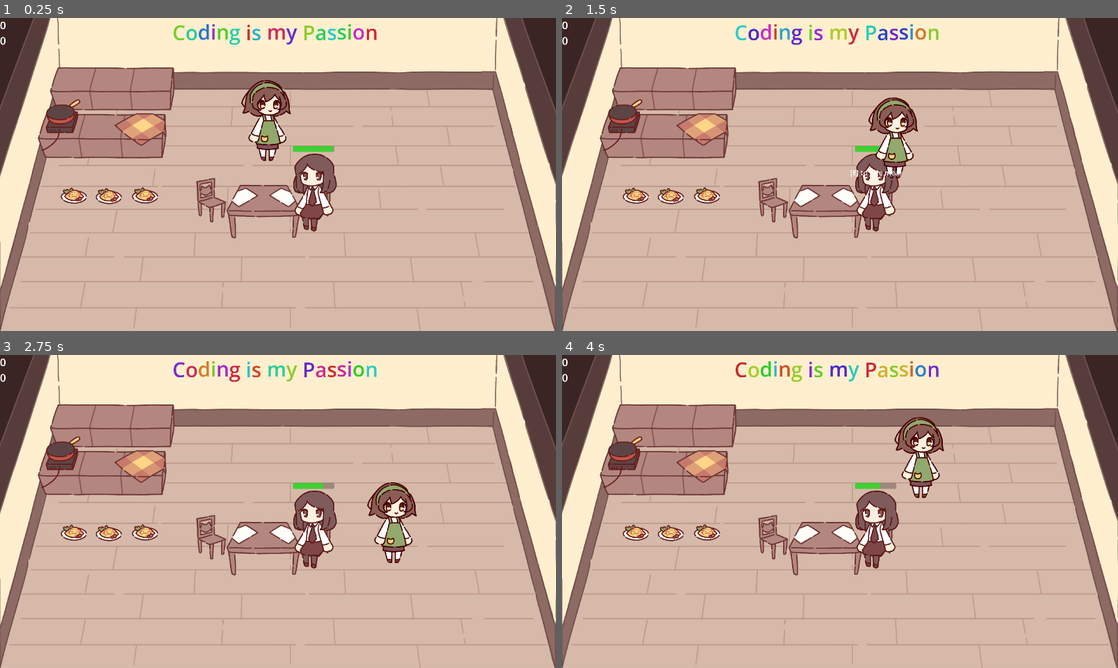
Above: before the commit, frames 1-4 (two rows, left to right).
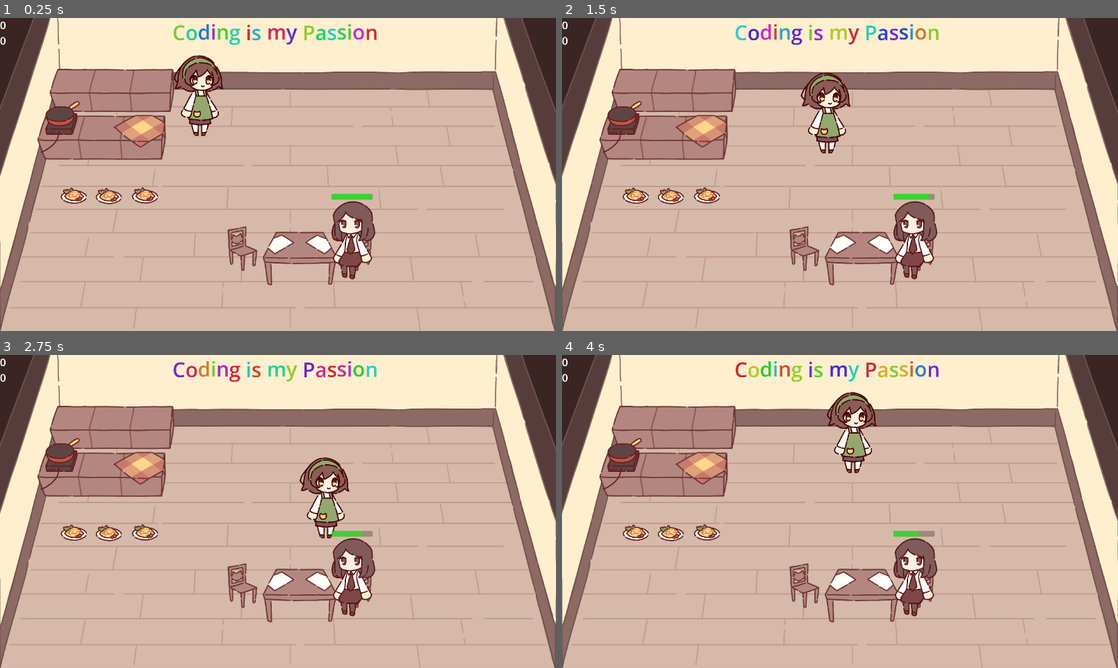
Above: after the commit, the same moments.

Repository: NuTrynity/Little-Cat-Cafe
Game: Godot game, scene res://scene_0.tscn
Two runs of this game, one before a commit and one after it. Both use one fixed random seed, a clock stepped at 60 frames per second and the inputs below.
Inputs:
- Up to frame 1 (0.25 s): no input
- Up to frame 2 (1.5 s): tap Enter (ui_accept) at 0.5, 0.77 s; hold Right (move_right) 0.53-1.28 s; hold E (interact) 0.53-1.28 s; hold S (move_down) from 1.28 s (still down); tap E (interact) at 1.35 s
- Up to frame 3 (2.75 s): tap Enter (ui_accept) at 1.52 s; release S (move_down) at 2.03 s; hold Right (move_right) from 2.03 s (still down); hold E (interact) from 2.03 s (still down)
- Up to frame 4 (4 s): release Right (move_right) at 2.78 s; release E (interact) at 2.78 s; hold W (move_up) 2.78-3.53 s; tap E (interact) at 2.85 s; tap Enter (ui_accept) at 3.02, 3.77 s; hold A (move_left) from 3.53 s (still down); hold E (interact) from 3.53 s (still down)

The runs differ from the first frame. In frame 1, 11% of the frame differs, in the area x 6-68%, y 11-86%; in frame 2, 11%; in frame 3, 10%; in frame 4, 11%, in the area x 6-69%, y 11-86%.

Commit message:
added ysort to scene

Diff:
--- a/Nodes/CharacterNodes/npc.tscn
+++ b/Nodes/CharacterNodes/npc.tscn
@@ -8,7 +8,7 @@
 radius = 141.0
 
 [sub_resource type="RectangleShape2D" id="RectangleShape2D_4kyqk"]
-size = Vector2(38, 34)
+size = Vector2(38, 25)
 
 [sub_resource type="StyleBoxFlat" id="StyleBoxFlat_xlboi"]
 bg_color = Color(0, 1, 0, 0.588235)
@@ -22,33 +22,37 @@
 script = ExtResource("1_33mn1")
 
 [node name="NPCSprite" type="Sprite2D" parent="."]
+position = Vector2(1, -173)
 texture = ExtResource("3_ymdgx")
 
 [node name="InteractionArea" parent="." instance=ExtResource("4_h15ne")]
+position = Vector2(1, -173)
 action_name = "give meal"
 
 [node name="CollisionShape2D" type="CollisionShape2D" parent="InteractionArea"]
 shape = SubResource("CircleShape2D_hfcr3")
 
 [node name="ChairDetector" type="Area2D" parent="."]
+y_sort_enabled = true
+position = Vector2(1, -133)
 collision_layer = 4
 collision_mask = 4
 
 [node name="SitArea" type="CollisionShape2D" parent="ChairDetector"]
-position = Vector2(-1, 29)
+position = Vector2(-1, 9)
 shape = SubResource("RectangleShape2D_4kyqk")
 debug_color = Color(1, 1, 1, 0.419608)
 
 [node name="Patience" type="ProgressBar" parent="."]
-offset_left = -95.0
-offset_top = -136.0
-offset_right = 95.0
-offset_bottom = -109.0
+offset_left = -94.0
+offset_top = -309.0
+offset_right = 96.0
+offset_bottom = -282.0
 theme_override_styles/fill = SubResource("StyleBoxFlat_xlboi")
 show_percentage = false
 
 [node name="Collision" type="CollisionShape2D" parent="."]
-position = Vector2(-1, 173.5)
+position = Vector2(0, 0.5)
 shape = SubResource("RectangleShape2D_00j47")
 
 [connection signal="area_entered" from="ChairDetector" to="." method="_on_chair_detector_area_entered"]
--- a/Nodes/CharacterNodes/player.tscn
+++ b/Nodes/CharacterNodes/player.tscn
@@ -13,9 +13,10 @@
 player_stats = ExtResource("2_ejmku")
 
 [node name="CharacterSprite" type="Sprite2D" parent="."]
+position = Vector2(-4, -175)
 texture = ExtResource("3_1hprb")
 
 [node name="Collision" type="CollisionShape2D" parent="."]
-position = Vector2(3.5, 175.5)
+position = Vector2(-0.5, 0.5)
 shape = SubResource("RectangleShape2D_mo8yt")
 debug_color = Color(1, 1, 1, 0.419608)
--- /dev/null
+++ b/Nodes/ObjectNodes/chair.tscn
@@ -0,0 +1,21 @@
+[gd_scene load_steps=3 format=3 uid="uid://dnd12bkaloh6i"]
+
+[ext_resource type="Texture2D" uid="uid://crdkoctbxuy1v" path="res://Sprites/chair.png" id="1_aik5b"]
+
+[sub_resource type="RectangleShape2D" id="RectangleShape2D_rd7n2"]
+size = Vector2(50, 34)
+
+[node name="chair" type="Node2D"]
+
+[node name="Chair" type="Sprite2D" parent="."]
+position = Vector2(10, -102)
+texture = ExtResource("1_aik5b")
+
+[node name="SitArea" type="Area2D" parent="." groups=["chair"]]
+position = Vector2(-1, -81)
+collision_layer = 4
+collision_mask = 4
+
+[node name="Area" type="CollisionShape2D" parent="SitArea"]
+position = Vector2(1, 0)
+shape = SubResource("RectangleShape2D_rd7n2")
--- a/Nodes/ObjectNodes/kitchenCounter.tscn
+++ b/Nodes/ObjectNodes/kitchenCounter.tscn
@@ -5,10 +5,11 @@
 [node name="KitchenCounter" type="Node2D"]
 
 [node name="KitchenCounter" type="Sprite2D" parent="."]
-position = Vector2(22, -52)
+position = Vector2(22, -75)
 texture = ExtResource("1_imcyc")
 
 [node name="StaticBody2D" type="StaticBody2D" parent="."]
+position = Vector2(0, -23)
 collision_layer = 4
 collision_mask = 4
 
--- a/Nodes/ObjectNodes/table.tscn
+++ b/Nodes/ObjectNodes/table.tscn
@@ -1,44 +1,33 @@
-[gd_scene load_steps=4 format=3 uid="uid://cubfrbk4ecgv4"]
+[gd_scene load_steps=3 format=3 uid="uid://cubfrbk4ecgv4"]
 
 [ext_resource type="Texture2D" uid="uid://dm62wdjtycg0h" path="res://Sprites/table.png" id="1_k817m"]
-[ext_resource type="Texture2D" uid="uid://crdkoctbxuy1v" path="res://Sprites/chair.png" id="2_cs6v0"]
-
-[sub_resource type="RectangleShape2D" id="RectangleShape2D_ba730"]
-size = Vector2(50, 48)
+[ext_resource type="PackedScene" uid="uid://dnd12bkaloh6i" path="res://Nodes/ObjectNodes/chair.tscn" id="3_c5wbs"]
 
 [node name="Table" type="Node2D"]
 
 [node name="Table" type="Sprite2D" parent="."]
-position = Vector2(0, -75)
+position = Vector2(0, -87)
 texture = ExtResource("1_k817m")
 
-[node name="Chair" type="Sprite2D" parent="."]
-position = Vector2(243, -96)
-texture = ExtResource("2_cs6v0")
-
-[node name="SitArea" type="Area2D" parent="Chair" groups=["chair"]]
+[node name="StaticBody2D" type="StaticBody2D" parent="Table"]
+position = Vector2(0, 75)
 collision_layer = 4
 collision_mask = 4
 
-[node name="Area" type="CollisionShape2D" parent="Chair/SitArea"]
-shape = SubResource("RectangleShape2D_ba730")
+[node name="CollisionPolygon2D" type="CollisionPolygon2D" parent="Table/StaticBody2D"]
+position = Vector2(0, 14)
+polygon = PackedVector2Array(147, 64, 107, -68, -109, -68, -149, 64)
 
-[node name="Chair2" type="Sprite2D" parent="."]
-position = Vector2(-245, -96)
-texture = ExtResource("2_cs6v0")
+[node name="chair2" parent="." instance=ExtResource("3_c5wbs")]
+position = Vector2(-277, 1)
+
+[node name="Chair" parent="chair2" index="0"]
 flip_h = true
 
-[node name="SitArea2" type="Area2D" parent="Chair2" groups=["chair"]]
-position = Vector2(-8, 0)
-collision_layer = 4
-collision_mask = 4
+[node name="SitArea" parent="chair2" index="1"]
+position = Vector2(17, -81)
 
-[node name="Area" type="CollisionShape2D" parent="Chair2/SitArea2"]
-shape = SubResource("RectangleShape2D_ba730")
+[node name="chair" parent="." instance=ExtResource("3_c5wbs")]
+position = Vector2(255, 1)
 
-[node name="StaticBody2D" type="StaticBody2D" parent="."]
-collision_layer = 4
-collision_mask = 4
-
-[node name="CollisionPolygon2D" type="CollisionPolygon2D" parent="StaticBody2D"]
-polygon = PackedVector2Array(155, 64, 104, -102, -109, -102, -156, 64)
+[editable path="chair2"]
--- a/scene_0.tscn
+++ b/scene_0.tscn
@@ -47,30 +47,29 @@
 size = Vector2(2628, 20)
 
 [node name="scene_0" type="Node2D"]
-
-[node name="Table" parent="." instance=ExtResource("14_l1tow")]
-position = Vector2(1216, 932)
+z_as_relative = false
+y_sort_enabled = true
 
 [node name="NPC" parent="." instance=ExtResource("7_k46u5")]
-position = Vector2(1444, 789)
+position = Vector2(1620, 1182)
 player_resources = ExtResource("2_8wdnx")
 
 [node name="KitchenCounter" parent="." instance=ExtResource("3_4pwpb")]
-position = Vector2(516, 379)
+position = Vector2(514, 409)
 scale = Vector2(0.97, 0.97)
 
 [node name="KitchenCounter2" parent="." instance=ExtResource("3_4pwpb")]
-position = Vector2(469, 598)
+position = Vector2(467, 628)
 
 [node name="PickupTablecloth" type="Sprite2D" parent="KitchenCounter2"]
-position = Vector2(179, -90)
+position = Vector2(178, -112)
 texture = ExtResource("4_no5vf")
 
 [node name="FryPan" parent="KitchenCounter2" instance=ExtResource("5_8y7s3")]
-position = Vector2(-170, -118)
+position = Vector2(-171, -140)
 
 [node name="Player" parent="." instance=ExtResource("1_5ew65")]
-position = Vector2(1228, 470)
+position = Vector2(921, 531)
 
 [node name="MealTemplate" parent="." instance=ExtResource("2_is6ru")]
 position = Vector2(340, 821)
@@ -121,3 +120,6 @@
 [node name="CollisionShape2D" type="CollisionShape2D" parent="StaticBody2D"]
 position = Vector2(1024, 778)
 shape = SubResource("RectangleShape2D_f7fjw")
+
+[node name="Table" parent="." instance=ExtResource("14_l1tow")]
+position = Vector2(1382, 1160)
